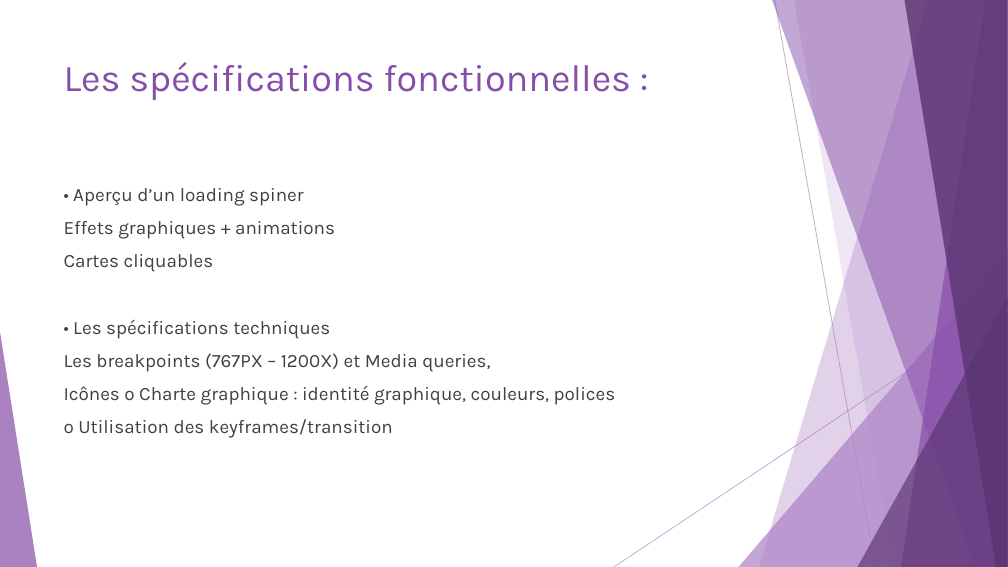
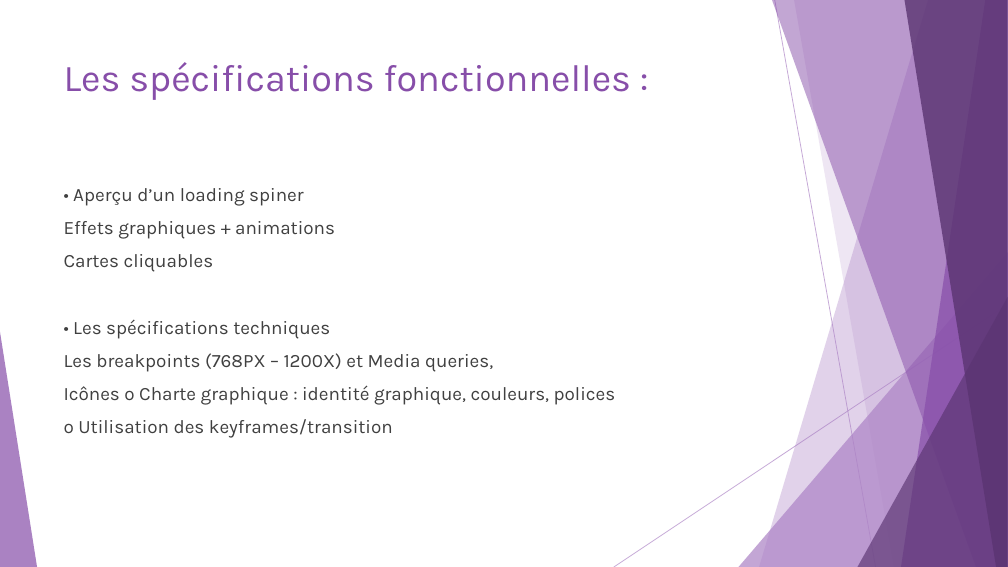
Before and after one commit to vrudy77/Ohmyfood, a slide deck: slide 5 of SUPPORT PROJET N°3.pptx. Drawn at 1008x567 pixels with LibreOffice and Linux fonts; fonts in the diff are those of the drawing. Boxes give left, top, right and bottom in pixels: in the first picture for what was removed or moved away, otherwise in the second. Text is boxed around its words. In the diff, an @@ line names an element or a change of style, - is before the commit and + after.

```diff
--- a/SUPPORT PROJET N°3.pptx
+++ b/SUPPORT PROJET N°3.pptx
@@ text at (64, 353, 493, 372): text changed @@
-Les breakpoints (767PX – 1200X) et Media queries,
+Les breakpoints (768PX – 1200X) et Media queries,
```
Also in this commit, not shown: 6 other files.
